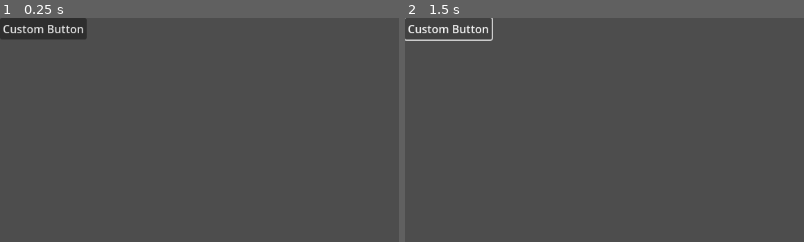
Above: before the commit, frames 1-2 (left to right).
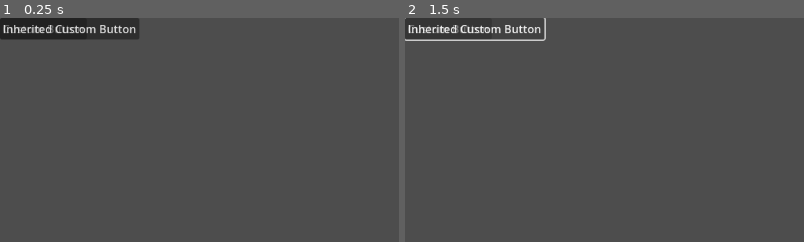
Above: after the commit, the same moments.

Repository: Arnklit/godot_prefab_verifier
Game: Godot game, scene res://test_scene.tscn
Two runs of this game, one before a commit and one after it. Both use one fixed random seed, a clock stepped at 60 frames per second and the inputs below. The project has no main scene, so this scene is started directly. The engine's default icon, where the game draws it, is replaced by a stand-in: a white triangle on a blue panel in a dark square.
Inputs (mouse positions are % of the whole screen's width and height, from its top left):
- Up to frame 1 (0.25 s): no input
- Up to frame 2 (1.5 s): click (12, 65) at 0.52 s; type "Alex" at 0.6 s; click (9, 2) at 1.25 s, where only the run after the commit has a clickable "Inherited Custom Button"
The pictures show only the part of the screen within x 0-50%, y 0-50%; the shares and areas given below are measured in that part.

The runs differ from the first frame. In frame 1, 1.6% of the frame differs, in the area x 0-35%, y 0-10%; in frame 2, 0.8%.

Commit message:
Inherited scene button test

Diff:
--- /dev/null
+++ b/prefabs/inherited_custom_button.tscn
@@ -0,0 +1,6 @@
+[gd_scene load_steps=2 format=3 uid="uid://bji4rxxv8uv41"]
+
+[ext_resource type="PackedScene" uid="uid://c4csoc2csl8xd" path="res://prefabs/custom_button.tscn" id="1_ndvfc"]
+
+[node name="InheritedCustomButton" instance=ExtResource("1_ndvfc")]
+text = "Inherited Custom Button"
--- a/test_scene.tscn
+++ b/test_scene.tscn
@@ -1,8 +1,9 @@
-[gd_scene load_steps=4 format=3 uid="uid://bkkk7tvtlqhbj"]
+[gd_scene load_steps=5 format=3 uid="uid://bkkk7tvtlqhbj"]
 
 [ext_resource type="PackedScene" uid="uid://c4csoc2csl8xd" path="res://prefabs/custom_button.tscn" id="1_lr74r"]
 [ext_resource type="Texture2D" uid="uid://drdhidkv20ly4" path="res://icon.svg" id="2_5ocx1"]
 [ext_resource type="Script" path="res://prefabs/custom_button.gd" id="2_ssy3s"]
+[ext_resource type="PackedScene" uid="uid://bji4rxxv8uv41" path="res://prefabs/inherited_custom_button.tscn" id="4_bmpu7"]
 
 [node name="TestScene" type="Control"]
 layout_mode = 3
@@ -13,6 +14,7 @@
 grow_vertical = 2
 
 [node name="CustomButton" parent="." instance=ExtResource("1_lr74r")]
+layout_mode = 0
 offset_right = 125.0
 offset_bottom = 31.0
 
@@ -31,6 +33,7 @@
 offset_bottom = 8.0
 
 [node name="Button" type="Button" parent="Icon2/TextEdit"]
+layout_mode = 0
 offset_right = 8.0
 offset_bottom = 8.0
 
@@ -45,12 +48,16 @@
 [node name="Node" type="Node" parent="Icon2"]
 
 [node name="CustomButton2" type="Button" parent="."]
+layout_mode = 0
 offset_left = 140.0
 offset_top = 417.0
 offset_right = 148.0
 offset_bottom = 425.0
 script = ExtResource("2_ssy3s")
 
+[node name="InheritedCustomButton" parent="." instance=ExtResource("4_bmpu7")]
+layout_mode = 0
+
 [node name="Node" type="Node" parent="."]
 
 [node name="Node" type="Node" parent="Node"]
